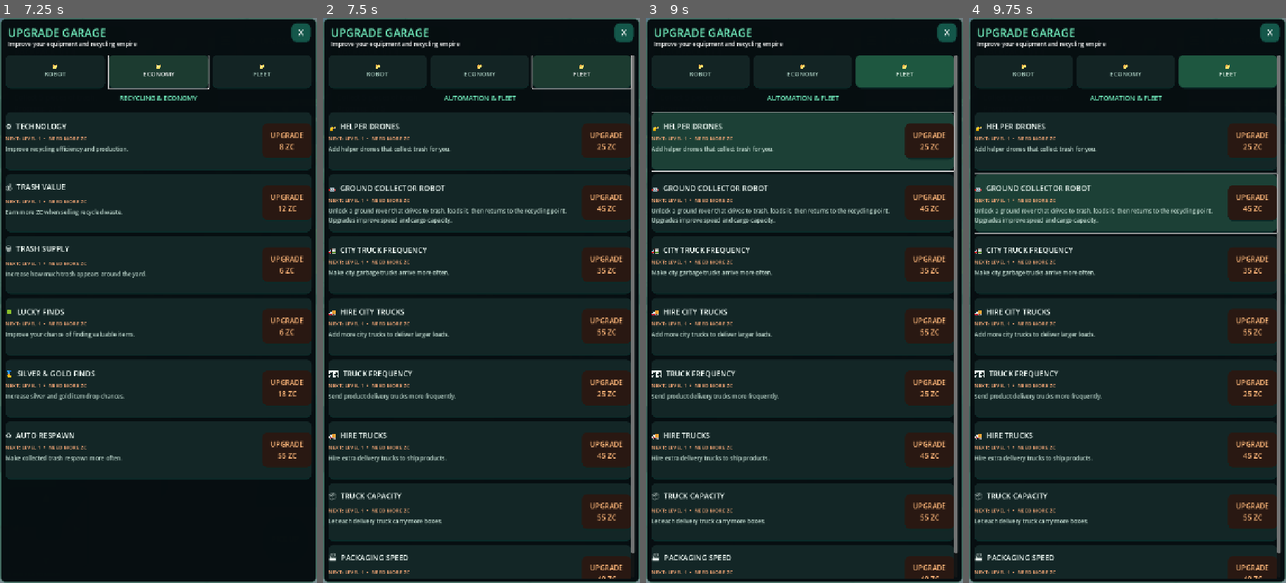
Above: before the commit, frames 1-4 (left to right).
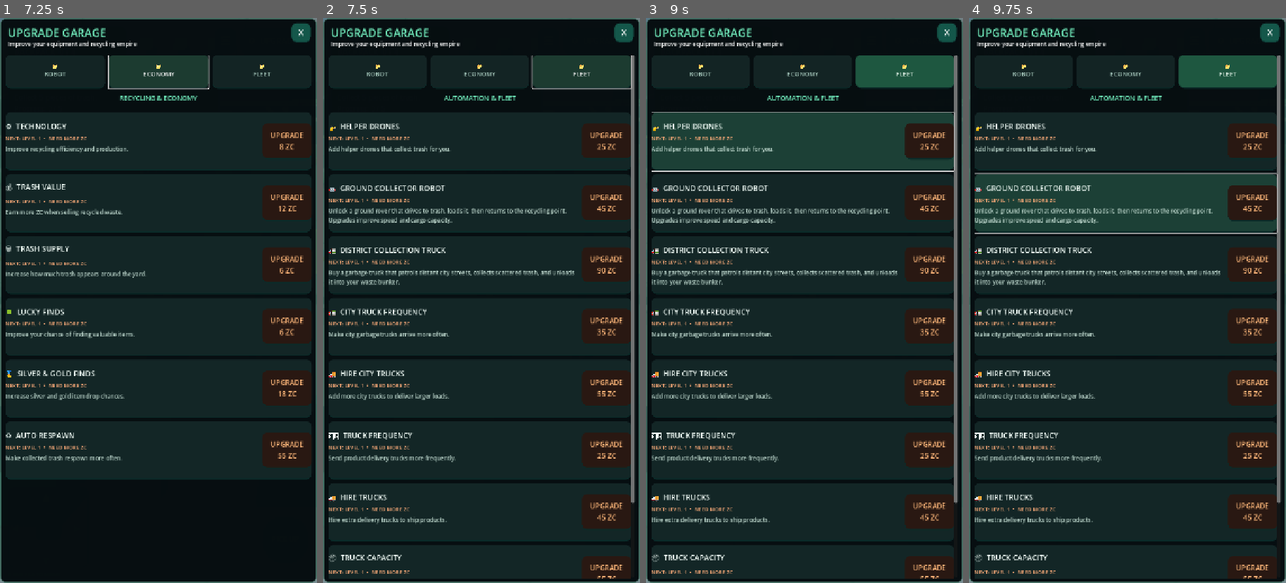
Above: after the commit, the same moments.

Repository: zekainstabot/trash-empire
Game: Godot game, scene res://Scenes/Main.tscn
Same seed, same stepped clock (60 frames per second), same inputs: the game is played once before the commit and once after it.
Inputs (mouse positions are in pixels of both pictures, inside the frame that each line leads up to):
- Up to frame 1 (7.25 s): click "▶ PLAY" at 0.5 s; move the mouse to (228, 272) at 1.27 s; hold D (move_right) 1.28-2 s; click (228, 272) at 1.42 s; drag from (95, 328) to (142, 413) at 2.02 s; click "PICK UP" at 2.75 s; click "⚙ UPGRADES" at 3.5 s; click "☰" at 4.25 s; click "📁 ROBOT" at 5 s; click "📁 ECONOMY" at 5.75 s; click "📁 ECONOMY" at 6.5 s
- Up to frame 2 (7.5 s): click "📁 FLEET" at 7.25 s
- Up to frame 3 (9 s): click "📁 FLEET" at 8 s; click (801, 142) at 8.77 s
- Up to frame 4 (9.75 s): click (1124, 204) at 9.52 s

Frame 1 is identical in both runs. In frame 2, 3.0% of the frame differs, in the area x 1-99%, y 40-100%; in frame 3, 3.0%; in frame 4, 3.0%.

Commit message:
Move district garbage truck behind paid upgrade purchase

Diff:
--- a/Scripts/main.gd
+++ b/Scripts/main.gd
@@ -124,6 +124,7 @@
 var city_truck: Node3D
 var city_trucks: Array[Node3D] = []
 var district_collection_truck: Node3D
+var district_truck_level := 0
 var district_collection_route: Array[Vector3] = [Vector3(24.0, 0.0, -15.0), Vector3(40.0, 0.0, 15.0), Vector3(58.0, 0.0, -15.0), Vector3(76.0, 0.0, 15.0), Vector3(96.0, 0.0, -15.0), Vector3(104.0, 0.0, 15.0)]
 var city_fleet_upgrade_level := 0
 var city_trash_reserved := 0
@@ -1557,13 +1558,13 @@
 	var categories := [
 		{"title":"ROBOT & COLLECTION","folder":"📁\nROBOT","branches":["capacity","speed","range","unload","auto","bulk_pickup","magnet_power","suction"]},
 		{"title":"RECYCLING & ECONOMY","folder":"📁\nECONOMY","branches":["technology","value","supply","luck","rare_drops","respawn"]},
-		{"title":"AUTOMATION & FLEET","folder":"📁\nFLEET","branches":["drones","ground_robot","city_truck","city_fleet","dispatch","fleet","truck_capacity","packaging"]}
+		{"title":"AUTOMATION & FLEET","folder":"📁\nFLEET","branches":["drones","ground_robot","district_truck","city_truck","city_fleet","dispatch","fleet","truck_capacity","packaging"]}
 	]
 	var titles := {
 		"capacity":"BACKPACK CAPACITY","speed":"MOVEMENT SPEED","range":"PICKUP RANGE","unload":"RECYCLING SPEED",
 		"technology":"TECHNOLOGY","value":"TRASH VALUE","supply":"TRASH SUPPLY","auto":"AUTO PICKUP",
 		"bulk_pickup":"MULTI PICKUP","respawn":"AUTO RESPAWN","luck":"LUCKY FINDS","rare_drops":"SILVER & GOLD FINDS","magnet_power":"MAGNET POWER","suction":"VACUUM SUCTION",
-		"drones":"HELPER DRONES","ground_robot":"GROUND COLLECTOR ROBOT","city_truck":"CITY TRUCK FREQUENCY","city_fleet":"HIRE CITY TRUCKS","dispatch":"TRUCK FREQUENCY",
+		"drones":"HELPER DRONES","ground_robot":"GROUND COLLECTOR ROBOT","district_truck":"DISTRICT COLLECTION TRUCK","city_truck":"CITY TRUCK FREQUENCY","city_fleet":"HIRE CITY TRUCKS","dispatch":"TRUCK FREQUENCY",
 		"fleet":"HIRE TRUCKS","truck_capacity":"TRUCK CAPACITY","packaging":"PACKAGING SPEED"
 	}
 	var descriptions := {
@@ -1583,6 +1584,7 @@
 		"suction":"Unlock an arm-mounted vacuum. Each upgrade increases suction reach and pull speed.",
 		"drones":"Add helper drones that collect trash for you.",
 		"ground_robot":"Unlock a ground rover that drives to trash, loads it, then returns to the recycling point. Upgrades improve speed and cargo capacity.",
+		"district_truck":"Buy a garbage truck that patrols distant city streets, collects scattered trash, and unloads it into your waste bunker.",
 		"city_truck":"Make city garbage trucks arrive more often.",
 		"city_fleet":"Add more city trucks to deliver larger loads.",
 		"dispatch":"Send product delivery trucks more frequently.",
@@ -1784,6 +1786,7 @@
 		"suction": return "🌪"
 		"drones": return "🚁"
 		"ground_robot": return "🤖"
+		"district_truck": return "🚛"
 		"city_truck": return "🚛"
 		"city_fleet": return "🚚"
 		"dispatch": return "⏱️"
@@ -1848,6 +1851,7 @@
 		"suction": return suction_level
 		"drones": return drone_level
 		"ground_robot": return ground_robot_level
+		"district_truck": return district_truck_level
 		"city_truck": return city_truck_upgrade_level
 		"city_fleet": return city_fleet_upgrade_level
 		"dispatch": return dispatch_upgrade_level
@@ -1886,6 +1890,7 @@
 		"suction": await _upgrade_suction()
 		"drones": await _upgrade_drones()
 		"ground_robot": await _upgrade_ground_robot()
+		"district_truck": await _upgrade_district_truck()
 		"city_truck": await _upgrade_city_truck_frequency()
 		"city_fleet": await _upgrade_city_fleet()
 		"dispatch": await _upgrade_dispatch()
@@ -1896,7 +1901,7 @@
 	_refresh_upgrade_prices()
 
 func _refresh_upgrade_prices() -> void:
-	var base_costs := {"capacity":5.0,"speed":7.0,"unload":6.0, …(108 unchanged characters)… 35.0,"drones":25.0,"ground_robot":45.0,"city_truck":35.0,"city_fleet":55.0,"disp …(115 unchanged characters)…
+	var base_costs := {"capacity":5.0,"speed":7.0,"unload":6.0, …(108 unchanged characters)… 35.0,"drones":25.0,"ground_robot":45.0,"district_truck":90.0,"city_truck":35.0,"city_fleet":55.0,"disp …(115 unchanged characters)…
 	for node in skill_node_data:
 		var branch := String(node.branch)
 		var current := _skill_level(branch)
@@ -1907,11 +1912,11 @@
 		var price_panel := node.price_panel as PanelContainer
 		var level_label := node.level_label as Label
 		var icon := _skill_icon(branch)
-		var maxed := current >= 3
+		var maxed := current >= (1 if branch == "district_truck" else 3)
 		var price := _upgrade_cost(float(base_costs.get(branch, 4.0)), current + 1)
 		if branch == "capacity":
 			price = _upgrade_cost(5.0, upgrade_level)
-		level_label.text = "LEVEL %d / 3" % mini(current, 3)
+		level_label.text = "LEVEL %d / %d" % [mini(current, 1 if branch == "district_truck" else 3), 1 if branch == "district_truck" else 3]
 		if maxed:
 			title_label.text = "%s  %s" % [icon, node.title]
 			button.disabled = true
@@ -2750,6 +2755,27 @@
 	_set_message("Helper drone upgraded! %d drone(s) now collect trash automatically." % drone_level)
 
 
+func _upgrade_district_truck() -> void:
+	if district_truck_level >= 1:
+		_set_message("District collection truck already hired.")
+		return
+	var cost := _upgrade_cost(90.0, 1)
+	if money < cost:
+		_set_message("You need %.1f ZC to hire the district collection truck." % cost)
+		return
+	if not await _pay_gradually(cost):
+		return
+	district_truck_level = 1
+	if not is_instance_valid(district_collection_truck):
+		_create_district_collection_truck()
+	district_collection_truck.visible = true
+	district_collection_truck.set_meta("collection_phase", 0)
+	district_collection_truck.set_meta("collection_timer", 0.0)
+	_refresh_upgrade_prices()
+	_update_ui()
+	_save_game()
+	_set_message("District collection truck hired! It now patrols distant streets and unloads into your waste bunker.")
+
 func _upgrade_ground_robot() -> void:
 	if ground_robot_level >= 3:
 		_set_message("Ground collector robot is fully upgraded.")
@@ -3047,6 +3073,7 @@
 	save.set_value("progress", "suction_level", suction_level)
 	save.set_value("progress", "drone_level", drone_level)
 	save.set_value("progress", "ground_robot_level", ground_robot_level)
+	save.set_value("progress", "district_truck_level", district_truck_level)
 	save.set_value("progress", "dispatch_upgrade_level", dispatch_upgrade_level)
 	save.set_value("progress", "city_truck_upgrade_level", city_truck_upgrade_level)
 	save.set_value("progress", "city_fleet_upgrade_level", city_fleet_upgrade_level)
@@ -3085,6 +3112,7 @@
 	suction_level = clampi(int(save.get_value("progress", "suction_level", 0)), 0, 3)
 	drone_level = clampi(int(save.get_value("progress", "drone_level", 0)), 0, 3)
 	ground_robot_level = clampi(int(save.get_value("progress", "ground_robot_level", 0)), 0, 3)
+	district_truck_level = clampi(int(save.get_value("progress", "district_truck_level", 0)), 0, 1)
 	dispatch_upgrade_level = clampi(int(save.get_value("progress", "dispatch_upgrade_level", 0)), 0, 3)
 	city_truck_upgrade_level = clampi(int(save.get_value("progress", "city_truck_upgrade_level", 0)), 0, 3)
 	city_fleet_upgrade_level = clampi(int(save.get_value("progress", "city_fleet_upgrade_level", 0)), 0, 3)
@@ -3360,7 +3388,7 @@
 		district_collection_truck.queue_free()
 	district_collection_truck = _create_city_truck(99)
 	district_collection_truck.name = "DistrictCollectionTruck"
-	district_collection_truck.visible = true
+	district_collection_truck.visible = district_truck_level > 0
 	district_collection_truck.position = district_collection_route[0]
 	district_collection_truck.set_meta("collection_phase", 0)
 	district_collection_truck.set_meta("route_index", 0)
@@ -3373,7 +3401,7 @@
 
 
 func _process_district_collection_truck(delta: float) -> void:
-	if not is_instance_valid(district_collection_truck):
+	if district_truck_level <= 0 or not is_instance_valid(district_collection_truck):
 		return
 	var truck := district_collection_truck
 	var phase := int(truck.get_meta("collection_phase", 0))
